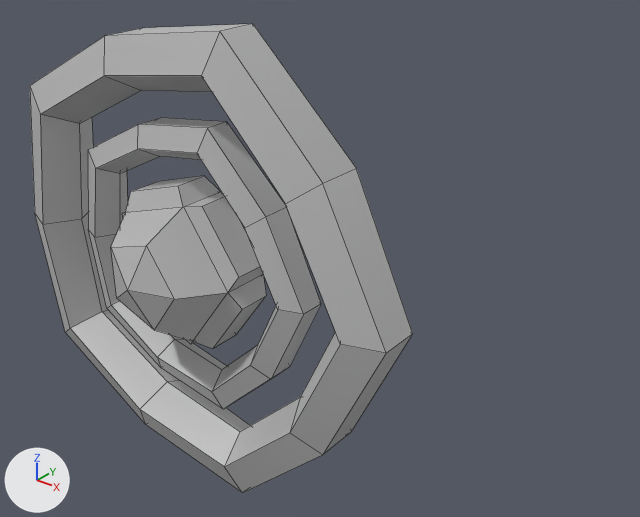
Before and after pictures for a commit that changed the FBX model Assets/Steamroller/Content/Assets/Environments/Home/Home_01/Models/Home.fbx.
Rendered twice from a 50 mm lens placed at (0.1597, -0.1442, 0.1035), pointed at (0.0356, 0.0109, 0.0074). The axes (+X, +Y, +Z) are drawn at lower left. The lights are the same throughout. Mesh edges are drawn as thin lines. Where no turn or scale is listed for an object, it has been applied to the vertices.

The scene before the commit, as lines of its bpy script (objects in view):
```python
me_mesh = bpy.data.meshes.new('Mesh')
me_mesh.from_pydata(...)  # 42 vertices, 45 faces; spans x -0.0204..0.0231, y -0.0213..0.0213, z -0.0224..0.0234
me_mesh.materials.append(mat_lambert1)  # grey #bcbcbc
me_mesh_002 = bpy.data.meshes.new('Mesh.002')
me_mesh_002.from_pydata(...)  # 50 vertices, 50 faces; spans x -0.0377..0.042, y -0.006..0.006, z -0.04..0.04
me_mesh_002.materials.append(mat_lambert1)  # grey #bcbcbc
me_mesh_003 = bpy.data.meshes.new('Mesh.003')
me_mesh_003.from_pydata(...)  # 50 vertices, 50 faces; spans x -0.0603..0.0671, y -0.0096..0.0096, z -0.0638..0.0638
me_mesh_003.materials.append(mat_lambert1)  # grey #bcbcbc
ob_core = bpy.data.objects.new('Core', me_mesh)
ob_core.location = (0.0, 0.0, 0.0)
ob_innerring = bpy.data.objects.new('InnerRing', me_mesh_002)
ob_innerring.location = (0.0, 0.0, 0.0)
ob_outerring = bpy.data.objects.new('OuterRing', me_mesh_003)
ob_outerring.location = (0.0, 0.0, 0.0)
```
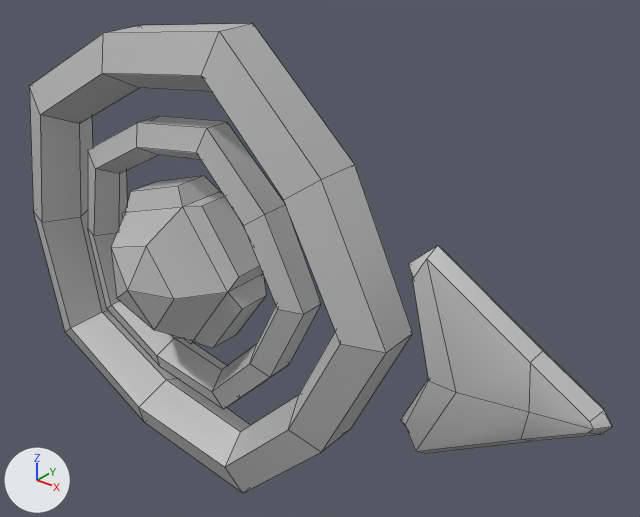
The newer file is also turned or shifted as a whole; pictures and numbers use the older file's frame.

Changed parts and their boxes (x1, y1, x2, y2) in the pictures (640 x 517 px):
'OuterRing', reshaped: before (30, 24, 413, 493); after (29, 24, 413, 493)
'Arrow', added: after (401, 246, 612, 453)

What the commit changed:
me_mesh_003 has 50 vertices, 50 faces and spans x -0.0603..0.0671, y -0.0096..0.0096, z -0.0638..0.0638.
me_mesh_003 is used by ob_outerring; location (0.0, 0.0, 0.0).
me_mesh_003 part 1: the whole mesh is multiplied about the mesh origin by the matrix ((0.307, 0.0, 0.952), (0.0, -1.0, 0.0), (0.952, 0.0, -0.307)).
Mesh me_mesh_004 is new.
It has 34 vertices, 32 faces and spans x 0.0684..0.1162, y -0.0086..0.0086, z -0.0265..0.0265.
It uses material mat_lambert1 (grey #bcbcbc).
Object 'Arrow' (ob_arrow) is new; it shows me_mesh_004.
Its location is (0.0, 0.0, 0.0).
